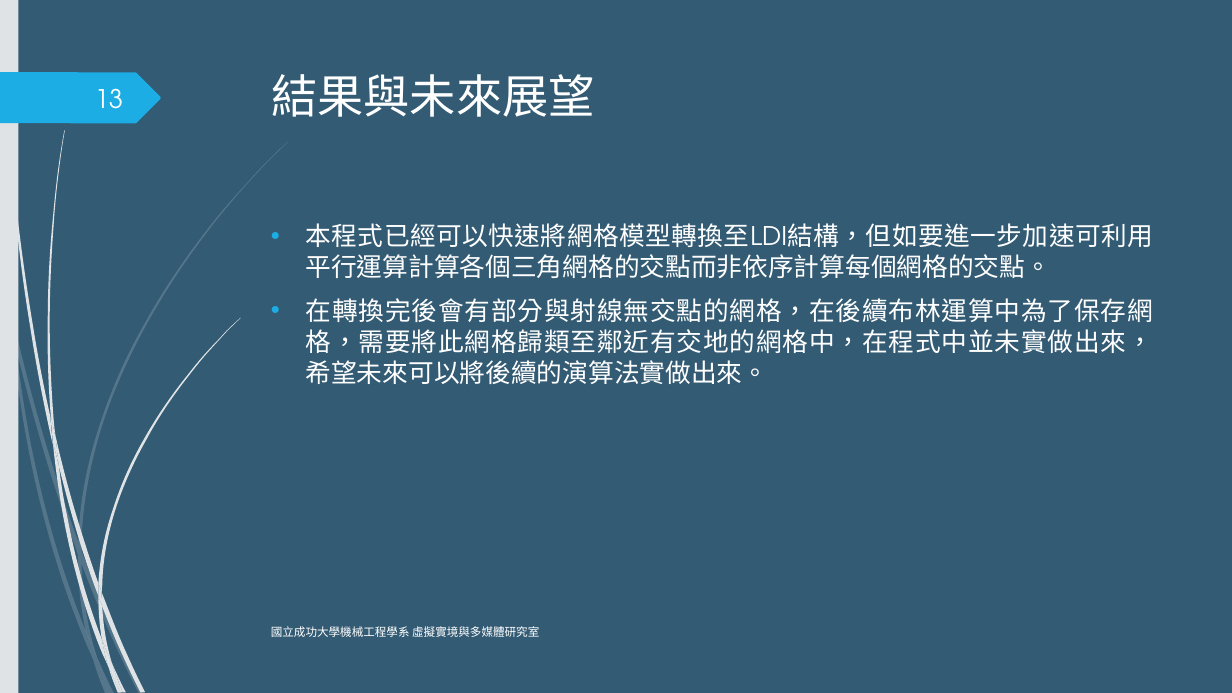
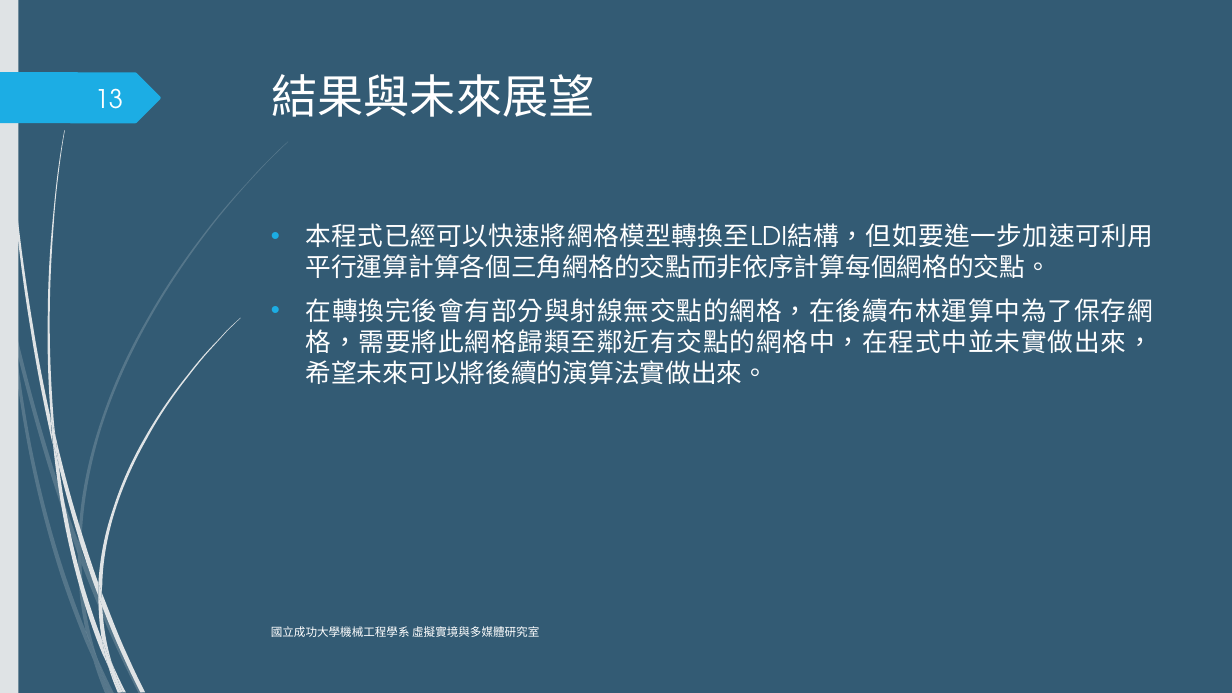
Before and after one commit to david11014/OOPHW, a slide deck: slide 13 of FinalPeoject/期末報告N16064755.pptx. Drawn at 1232x693 pixels with LibreOffice and Linux fonts; fonts in the diff are those of the drawing. Boxes give left, top, right and bottom in pixels: in the first picture for what was removed or moved away, otherwise in the second. Text is boxed around its words. In the diff, an @@ line names an element or a change of style, - is before the commit and + after.

```diff
--- a/FinalPeoject/期末報告N16064755.pptx
+++ b/FinalPeoject/期末報告N16064755.pptx
@@ text at [306,298,1153,384]: text changed @@
-• 在轉換完後會有部分與射線無交點的網格，在後續布林運算中為了保存網格，需要將此網格歸類至鄰近有交地的網格中，在程式中並未實做出來，希望未來可以將後續的演算法實做出來。
+• 在轉換完後會有部分與射線無交點的網格，在後續布林運算中為了保存網格，需要將此網格歸類至鄰近有交點的網格中，在程式中並未實做出來，希望未來可以將後續的演算法實做出來。
```
Also in this commit, not shown: 2 other slides changed.
